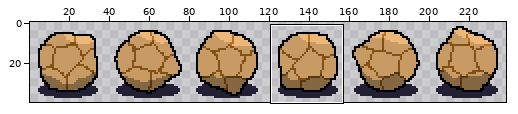
Sprite sheet -- src/assets/new_boulder_roll.png. Above, an overview of the earlier version with the close-up marked.
Close-up. Before the commit:
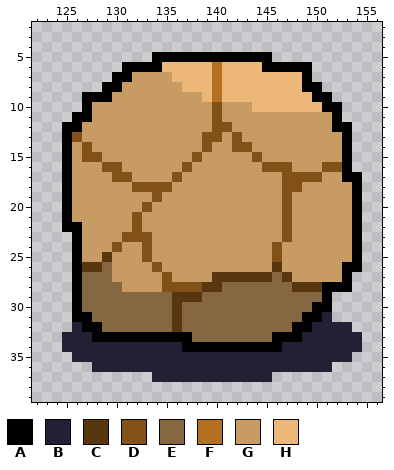
The file is 240x40 pixels. Shown: x 122..156, y 2..39. The wide view leaves out empty margins. The commit also changed other parts of the picture, which this record leaves out.
Palette (. is transparent): A #000000  B #222034  C #573610  D #825118  E #856742  F #b57021  G #c89b65  H #edb877
Pixels before, first column x 125:
 5 .........AAAAAAAAAAAA.........
 6 ......AAAAHHHHHFHHHHAAAAA.....
 7 .....AAGGGGHHHHFHHHHHHHHA.....
 8 ....AAGGGGGGHHHFHHHHHHHHAA....
 9 ..AAAGGGGGGGGGHFHHHHHHHHHAA...
10 ..AGGGGGGGGGGGGDGGGHHHHHHHAA..
11 .AAGGGGGGGGGGGGDGGGGGGGGGGGA..
12 AAGGGGGGGGGGGGGDDGGGGGGGGGGAA.
13 ADGGGGGGGGGGGGDDGDGGGGGGGGGGA.
14 AGDGGGGGGGGGGGDGGDDGGGGGGGGGA.
15 AGDDGGGGGGGGGDGGGGGDGGGGGGGGA.
16 AGGGDDGGGGGGDGGGGGGGDDDGGGDDA.
17 AGGGGDDGGGGDGGGGGGGGGGDDDDGGAA
18 AGGGGGGDDDDGGGGGGGGGGGDDGGGGGA
19 AGGGGGGGGDGGGGGGGGGGGGDGGGGGGA
20 AGGGGGGGDGGGGGGGGGGGGGDGGGGGGA
21 AGGGGGGDGGGGGGGGGGGGGGDGGGGGGA
22 AAGGGGGDGGGGGGGGGGGGGGDGGGGGGA
23 .AGGGGDDDGGGGGGGGGGGGGDGGGGGGA
24 .AGGGDGGDGGGGGGGGGGGGDGGGGGGGA
25 .AGGCGGGDGGGGGGGGGGGGDGGGGGGGA
26 .ACCEGGGGDGGGGGGGGGGGCGGGGGGAA
27 .AEEEGGGGGDGGGGCCCCCCECGGGGGA.
28 .AEEEEGGGGDDDDCCEEEEEEECCCAAA.
29 .AEEEEEEEEECCCEEEEEEEEEEEEA...
30 .AEEEEEEEEECEEEEEEEEEEEEEAA...
31 .AAEEEEEEEECEEEEEEEEEEEEAAB...
32 .BAAEEEEEEECEEEEEEEEEEEAABBBB.
33 BBBAAAAAAAAAAEEEEEEEEAAABBBBBB
34 BBBBBBBBBBBBAAAAAAAAAABBBBBBBB
35 .BBBBBBBBBBBBBBBBBBBBBBBBBBBB.
36 ...BBBBBBBBBBBBBBBBBBBBBBBB...
37 .........BBBBBBBBBBBB.........
After:
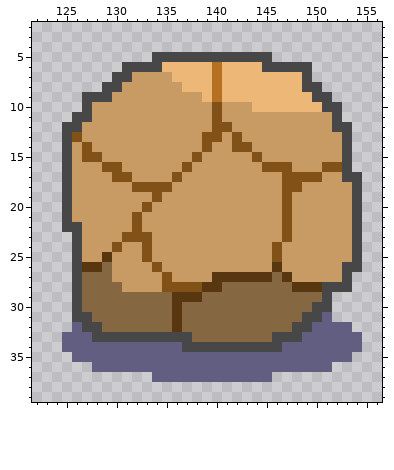
The exact change:
colour A: #000000 -> #474747
colour B: #222034 -> #615e82
